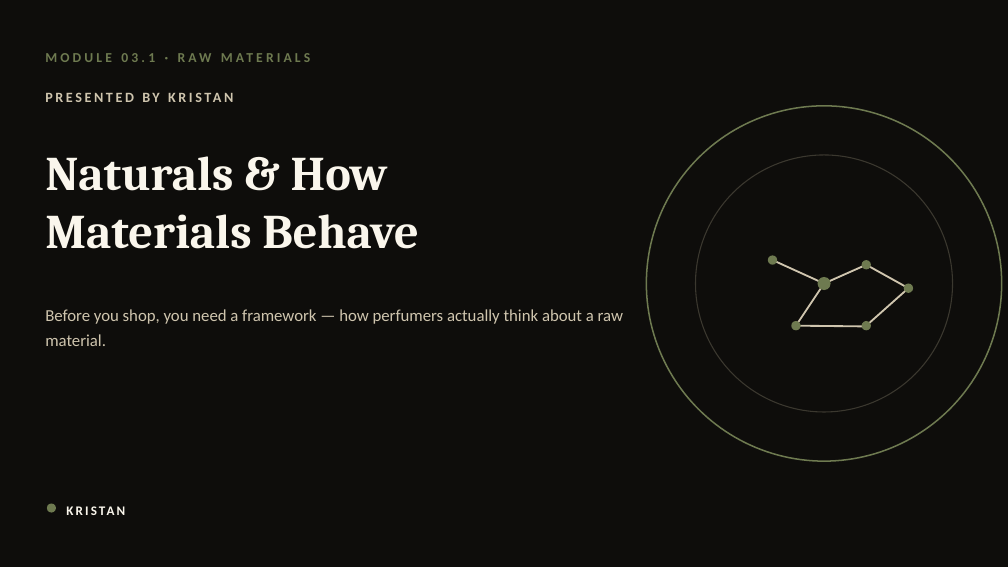
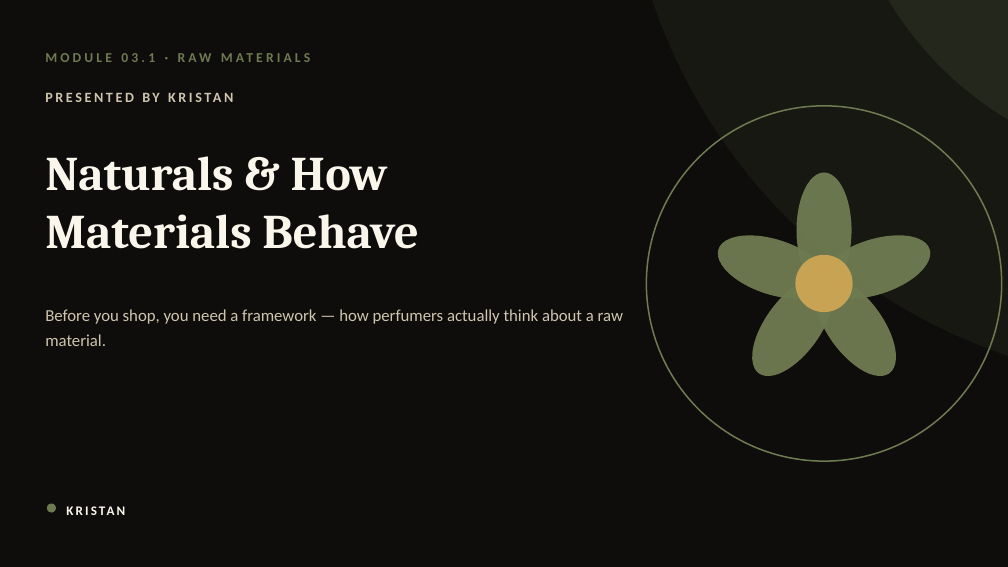
Before and after one commit to yevfumes/yev, a slide deck: slide 32 of course/YEVFUMES_Perfumery_Course.pptx. Drawn at 1008x567 pixels with LibreOffice and Linux fonts; fonts in the diff are those of the drawing. Boxes give left, top, right and bottom in pixels: in the first picture for what was removed or moved away, otherwise in the second. Text is boxed around its words. In the diff, an @@ line names an element or a change of style, - is before the commit and + after.

```diff
--- a/course/YEVFUMES_Perfumery_Course.pptx
+++ b/course/YEVFUMES_Perfumery_Course.pptx
@@ ellipse added at (x1=622, y1=0, x2=1008, y2=386), fill #6E7A50 at 10% opacity @@
@@ ellipse added at (x1=838, y1=0, x2=1008, y2=170), fill #6E7A50 at 16% opacity @@
@@ ellipse added at (x1=797, y1=172, x2=852, y2=288), fill #6E7A50 at 96% opacity @@
@@ ellipse added at (x1=710, y1=223, x2=838, y2=311), fill #6E7A50 at 96% opacity @@
@@ ellipse added at (x1=812, y1=223, x2=939, y2=311), fill #6E7A50 at 96% opacity @@
@@ ellipse added at (x1=737, y1=263, x2=849, y2=389), fill #6E7A50 at 96% opacity @@
@@ ellipse removed at (x1=768, y1=256, x2=777, y2=265) @@
@@ line removed from (773, 260) to (824, 284) @@
@@ ellipse resized from (x1=696, y1=155, x2=953, y2=412) to (x1=796, y1=255, x2=853, y2=312) @@
@@ ellipse at (x1=796, y1=255, x2=853, y2=312): fill none to #C9A354; outline #3B382F 1.01 pt to none @@
@@ ellipse added at (x1=799, y1=263, x2=912, y2=389), fill #6E7A50 at 96% opacity @@
@@ line removed from (824, 284) to (867, 265) @@
@@ ellipse removed at (x1=862, y1=260, x2=871, y2=269) @@
@@ line removed from (867, 265) to (909, 288) @@
@@ line removed from (796, 326) to (824, 284) @@
@@ ellipse removed at (x1=817, y1=277, x2=830, y2=290) @@
@@ line removed from (867, 326) to (909, 288) @@
@@ ellipse removed at (x1=904, y1=284, x2=913, y2=293) @@
@@ ellipse removed at (x1=792, y1=321, x2=801, y2=330) @@
@@ line removed from (796, 326) to (867, 327) @@
@@ ellipse removed at (x1=862, y1=321, x2=871, y2=330) @@
```
Also in this commit, not shown: 134 other slides changed.
